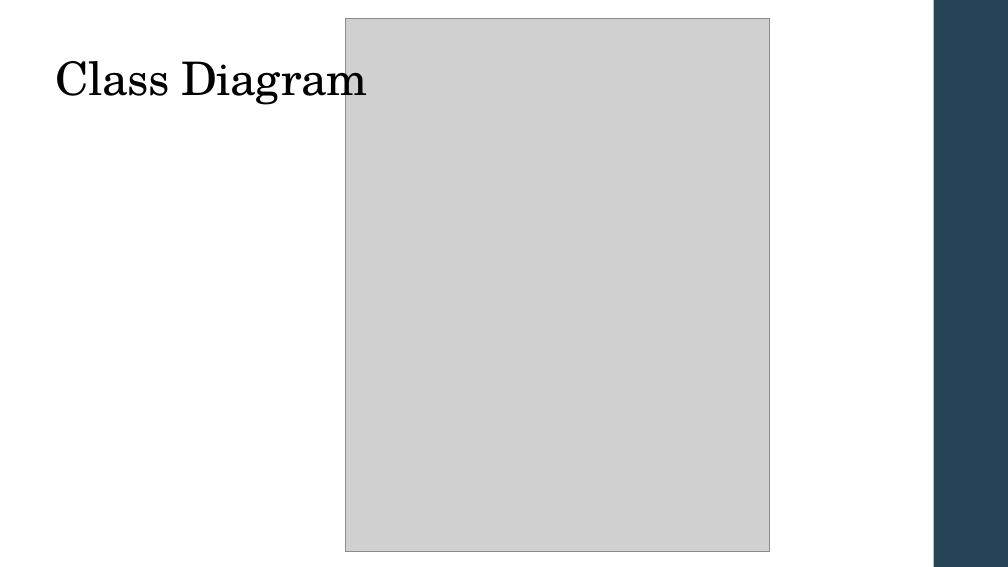
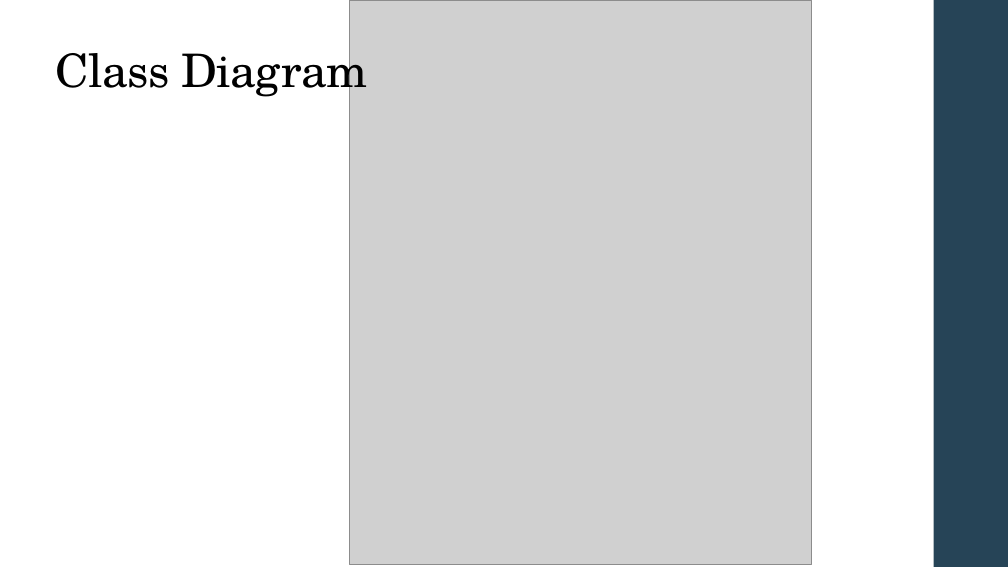
Before and after one commit to vThushy/Vrt_ShoppingCart, a slide deck: slide 5 of Docs/ShoppingCart.pptx. Drawn at 1008x567 pixels with LibreOffice and Linux fonts; fonts in the diff are those of the drawing; grey boxes stand for pictures. Boxes give left, top, right and bottom in pixels: in the first picture for what was removed or moved away, otherwise in the second. Text is boxed around its words. In the diff, an @@ line names an element or a change of style, - is before the commit and + after.

```diff
--- a/Docs/ShoppingCart.pptx
+++ b/Docs/ShoppingCart.pptx
@@ title "Class Diagram": place and size @@
-title "Class Diagram" at box(55, 49, 367, 109)
+title "Class Diagram" at box(55, 41, 367, 101)
@@ picture: place and size @@
-picture at box(346, 19, 770, 552)
+picture at box(350, 0, 812, 565)
```
Also in this commit, not shown: 2 other slides changed, 3 slides added, 11 other files.
